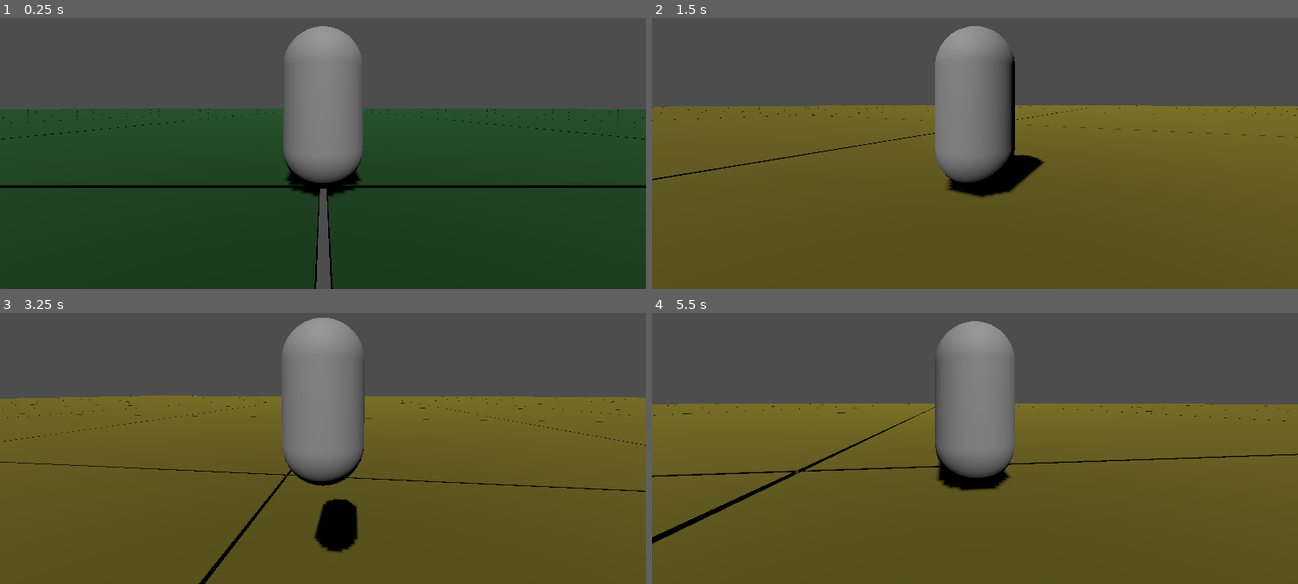
Above: before the commit, frames 1-4 (two rows, left to right).
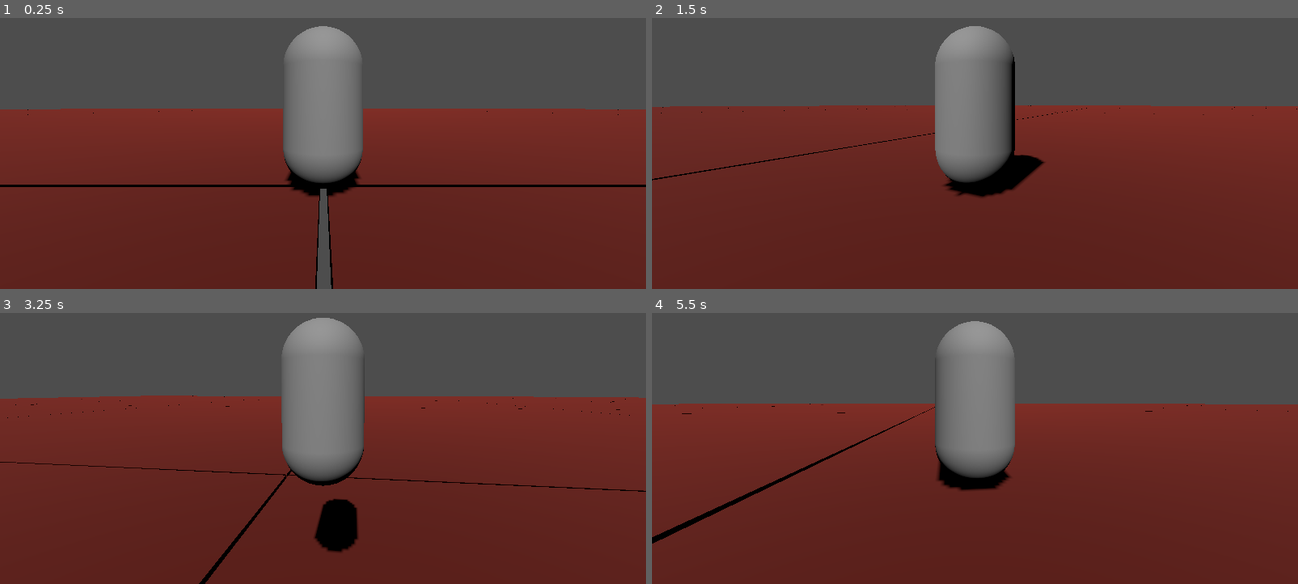
Above: after the commit, the same moments.

Repository: xwilson03/OpenWorldTest
Game: Godot game, scene res://scenes/root.tscn
Same seed, same stepped clock (60 frames per second), same inputs: the game is played once before the commit and once after it.
Inputs (mouse positions are in pixels of both pictures, inside the frame that each line leads up to):
- Up to frame 1 (0.25 s): no input
- Up to frame 2 (1.5 s): tap Enter at 0.5 s; move the mouse to (1007, 104) at 0.52 s; hold 1 0.53-1.28 s; hold W (move_forward) from 0.53 s (still down); tap Space (jump) at 0.77 s; tap 2 at 0.8, 1.35 s; move the mouse to (942, 110) at 1.27 s
- Up to frame 3 (3.25 s): keep holding W (move_forward); tap Space (jump) at 1.52, 3.02 s; tap 3 at 1.55 s; move the mouse to (335, 397) at 2.02 s; hold 3 2.03-2.78 s; tap 1 at 2.3 s; move the mouse to (316, 407) at 2.77 s; tap Mouse wheel up (zoom_in) at 2.85 s; tap 2 at 3.05 s
- Up to frame 4 (5.5 s): keep holding W (move_forward); move the mouse to (1020, 407) at 3.52 s; hold 3 3.53-4.28 s; tap Mouse wheel down (zoom_out) at 3.6 s; tap Space (jump) at 3.77, 4.52 s; move the mouse to (923, 397) at 4.27 s; tap 1 at 4.35 s; move the mouse to (981, 402) at 5.02 s; hold 2 from 5.03 s (still down)

The runs differ from the first frame. In frame 1, 62% of the frame differs, in the area x 0-100%, y 33-100%; in frame 2, 63%; in frame 3, 64%, in the area x 0-100%, y 30-100%; in frame 4, 62%.

Commit message:
removes global LOD

Diff:
--- a/scripts/chunk.gd
+++ b/scripts/chunk.gd
@@ -17,10 +17,6 @@
     remove_child(_high_lod)
     remove_child(_med_lod)
     _cur_lod = LOD.LOW
-
-    set_lod(Globals.global_lod)
-
-    Globals.set_lod.connect(set_lod)
 
 func set_lod(new_lod: LOD) -> void:
 
--- a/scripts/globals.gd
+++ b/scripts/globals.gd
@@ -18,11 +18,9 @@
 
 # World (Private/Instanced)
 signal _entered_new_chunk(direction: DIRECTION)
-signal _set_lod(lod: Chunk.LOD)
 
 # World (Public/Static)
 static var entered_new_chunk := Signal(instance._entered_new_chunk)
-static var set_lod := Signal(instance._set_lod)
 
 # # # # # # # # # # # # # # # # # # # # # # # # # # # # # # # #   Variables
 
@@ -30,7 +28,6 @@
 static var world_radius: int = 0
 static var chunk_size: float = 0
 static var chunk_boundary_tolerance: float = 0
-static var global_lod: Chunk.LOD = Chunk.LOD.HIGH
 
 # Mouse Sensitivity
 const GLOBAL_SENSITIVITY: float = 0.01
--- a/scripts/input_controller.gd
+++ b/scripts/input_controller.gd
@@ -22,15 +22,3 @@
         # Emit camera values
         Globals.set_camera_x.emit(camera_x)
         Globals.set_camera_y.emit(camera_y)
-
-    if Input.is_key_pressed(KEY_1):
-        Globals.global_lod = Chunk.LOD.HIGH
-        Globals.set_lod.emit(Chunk.LOD.HIGH)
-
-    if Input.is_key_pressed(KEY_2):
-        Globals.global_lod = Chunk.LOD.MEDIUM
-        Globals.set_lod.emit(Chunk.LOD.MEDIUM)
-
-    if Input.is_key_pressed(KEY_3):
-        Globals.global_lod = Chunk.LOD.LOW
-        Globals.set_lod.emit(Chunk.LOD.LOW)
